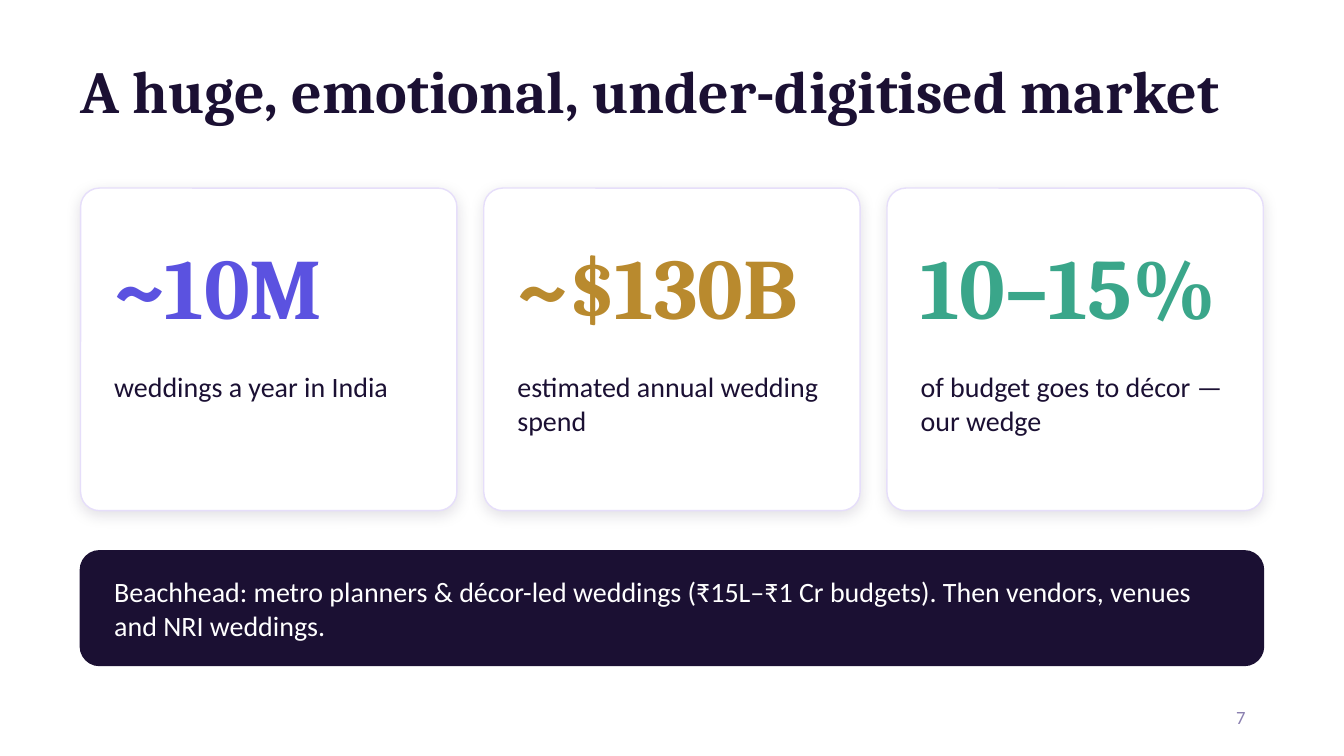
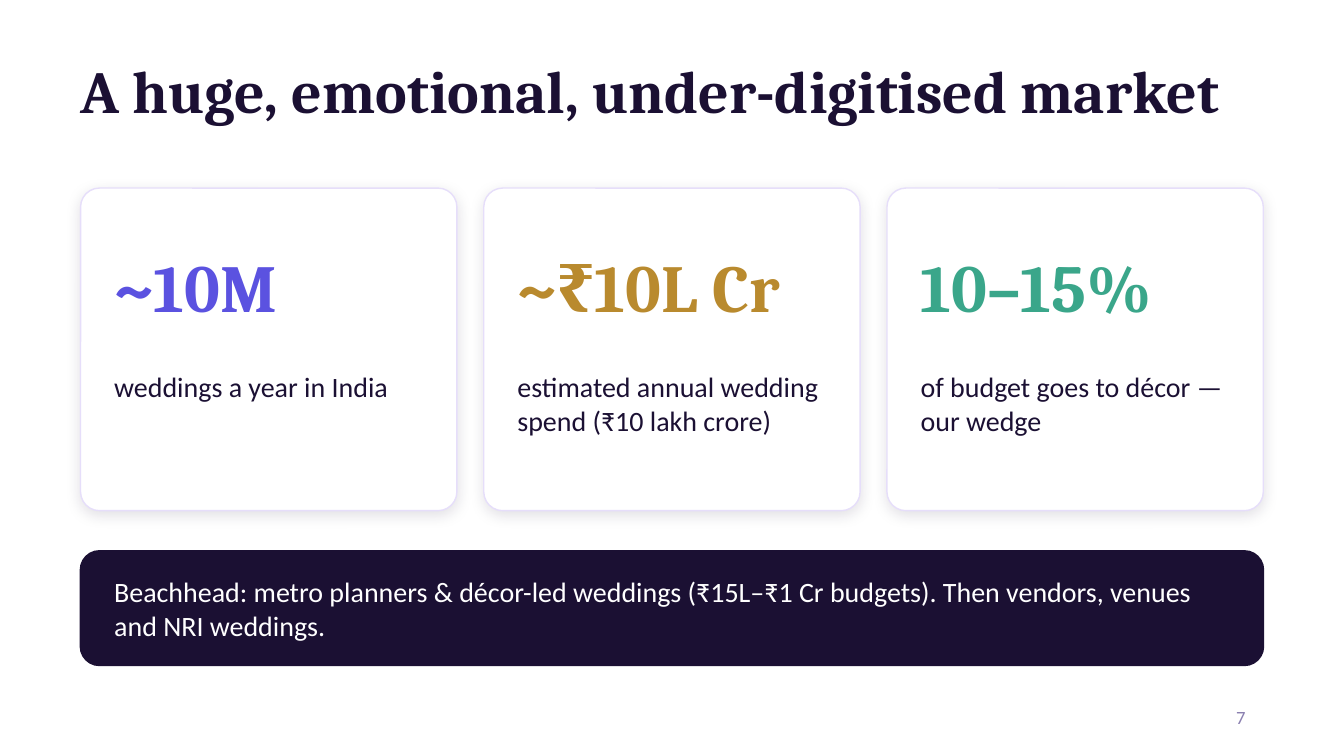
Before and after one commit to vaibhavdave/weddingplanner, a slide deck: slide 7 of pitch/WedVerse_AI_Shark_Tank_Pitch.pptx. Drawn at 1344x756 pixels with LibreOffice and Linux fonts; fonts in the diff are those of the drawing; background and template pictures are left out. Boxes give left, top, right and bottom in pixels: in the first picture for what was removed or moved away, otherwise in the second. Text is boxed around its words. In the diff, an @@ line names an element or a change of style, - is before the commit and + after.

```diff
--- a/pitch/WedVerse_AI_Shark_Tank_Pitch.pptx
+++ b/pitch/WedVerse_AI_Shark_Tank_Pitch.pptx
@@ text "~10M" at box(114, 266, 277, 313): size 46 to 36 pt @@
@@ text "10–15%" at box(921, 266, 1152, 314): size 46 to 36 pt @@
@@ text at box(595, 266, 779, 313): text changed; size 46 to 36 pt @@
-~$130B
+~₹10L Cr
@@ text at box(517, 377, 818, 436): text changed @@
-estimated annual wedding spend
+estimated annual wedding spend (₹10 lakh crore)
```
Also in this commit, not shown: 2 other files.
